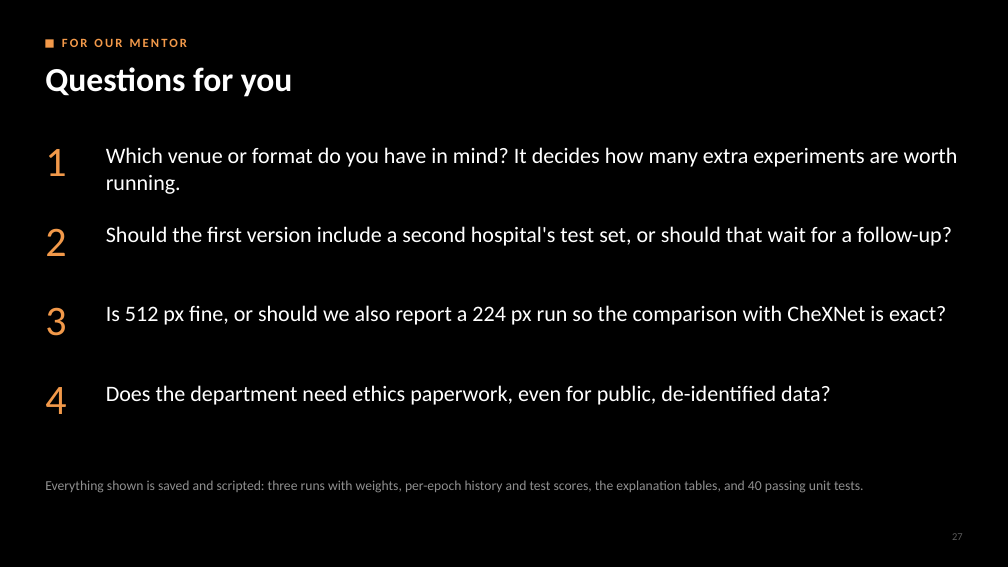
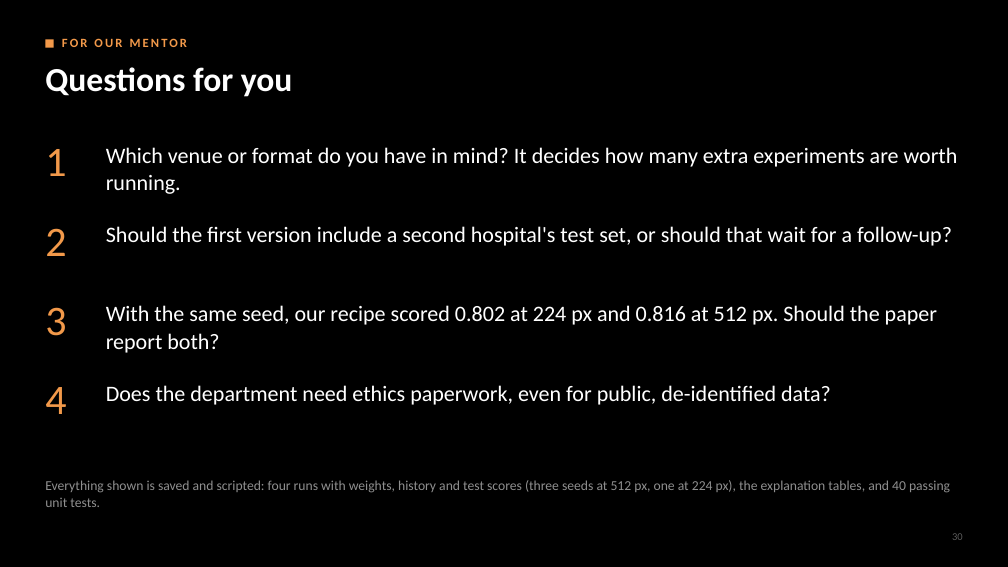
Before and after one commit to NightRaven-0/CNN, a slide deck: slide 30 of presentation/first_review.pptx (slide 27 before the commit). Drawn at 1008x567 pixels with LibreOffice and Linux fonts; fonts in the diff are those of the drawing. Boxes give left, top, right and bottom in pixels: in the first picture for what was removed or moved away, otherwise in the second. Text is boxed around its words. In the diff, an @@ line names an element or a change of style, - is before the commit and + after.

```diff
--- a/presentation/first_review.pptx
+++ b/presentation/first_review.pptx
@@ text at <box>106,305,937,353</box>: text changed @@
-Is 512 px fine, or should we also report a 224 px run so the comparison with CheXNet is exact?
+With the same seed, our recipe scored 0.802 at 224 px and 0.816 at 512 px. Should the paper report both?
@@ text at <box>45,480,950,507</box>: text changed @@
-Everything shown is saved and scripted: three runs with weights, per-epoch history and test scores, the explanation tables, and 40 passing unit tests.
+Everything shown is saved and scripted: four runs with weights, history and test scores (three seeds at 512 px, one at 224 px), the explanation tables, and 40 passing unit tests.
@@ text at <box>952,533,963,540</box>: text changed @@
-27
+30
```
Also in this commit, not shown: 15 other slides changed, 4 slides added, 8 other files.
